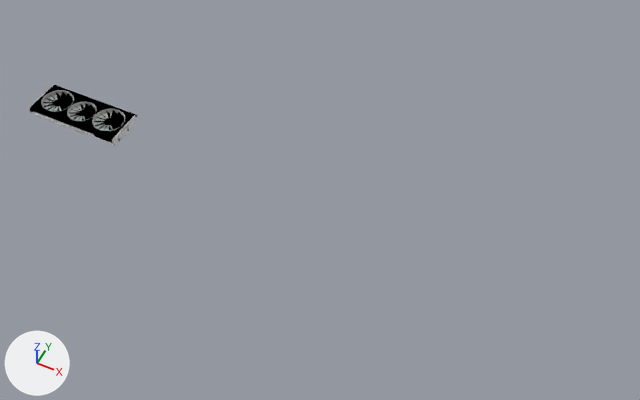
Before and after pictures for a commit that changed the Blender file Mr.Arjmand/Matching the First and Second Layers.blend.
Camera for both pictures: a camera (50 mm lens) standing at (35.4, -161.4, 201.3) and looking at (-46.3, 1.9, -2.8). Arrows for +X, +Y and +Z are at lower left; the lights stay in place.

The first picture shows 'Cooler', 'Front Body'.
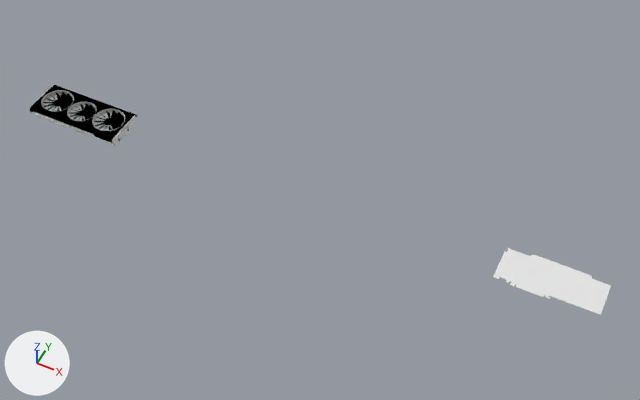
Commit message: Add PCB

Diff of the bpy script that builds the scene:
```diff
--- a/Mr.Arjmand/Matching the First and Second Layers.blend.py
+++ b/Mr.Arjmand/Matching the First and Second Layers.blend.py
@@ me_cube_002 @@
+me_cube_002.from_pydata(...)  # 118 vertices, 113 faces; spans x 512.0..1824.0, y -296.0..280.0, z 89.0..100.0
@@ ob_cube @@
+ob_cube = bpy.data.objects.new('Cube', me_cube_002)
+ob_cube.location = (0.0, 0.0, 0.0)
+ob_cube.scale = (0.023, 0.023, 0.023)
```

What differs and where, as boxes [x1, y1, x2, y2] in the pictures (640 x 400 px):
'Cube', added: after [493, 248, 611, 316]
